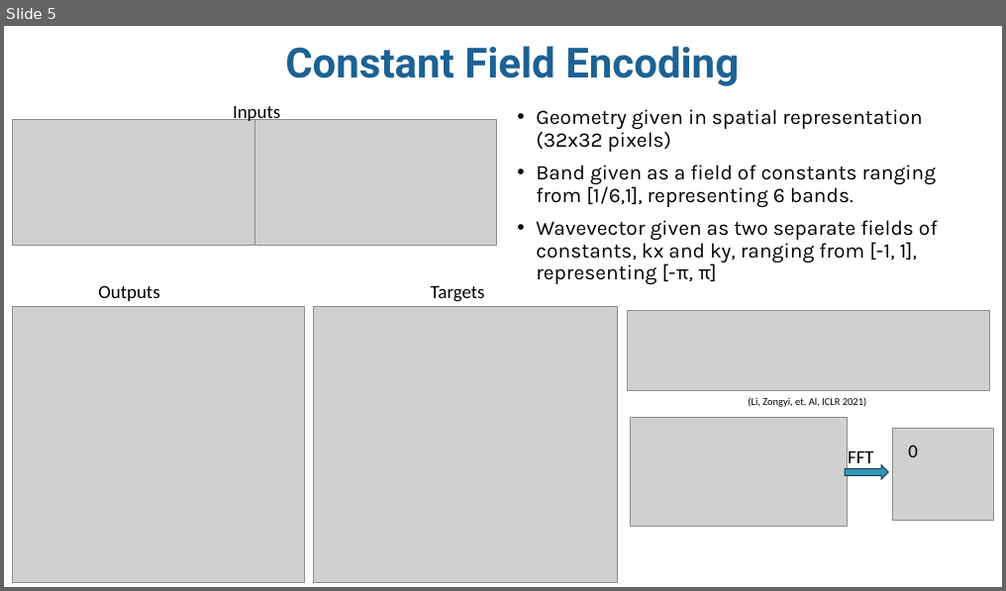
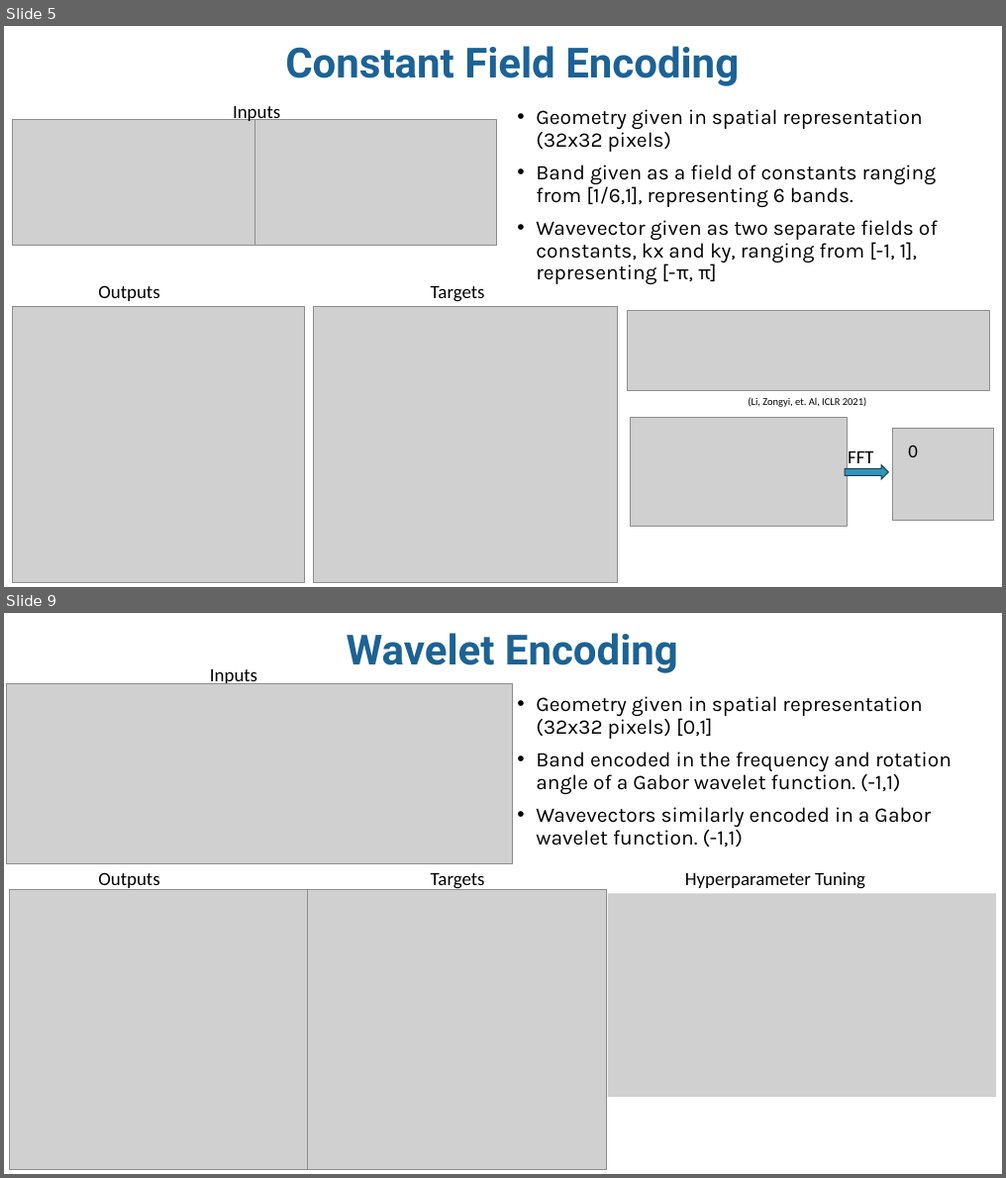
Before and after one commit to trutheresy/NO-2D-Metamaterials, a slide deck: NO_2D_metamaterials_talk.pptx. Shown one above the other, each under a label of ours: slide 5 before the commit, slides 5 and 9 after it; the slides between them are not shown. The pictures are 1006x591 and 1006x1178 pixels, drawn with LibreOffice and Linux fonts; fonts in the diff are those of the drawing; grey boxes stand for pictures; background and template pictures are left out. Boxes give left, top, right and bottom in pixels: in the first picture for what was removed or moved away, otherwise in the second. Text is boxed around its words. In the diff, an @@ line names an element or a change of style, - is before the commit and + after.

```diff
--- a/NO_2D_metamaterials_talk.pptx
+++ b/NO_2D_metamaterials_talk.pptx
@@ slide 9 added at box(4, 613, 1002, 1174), background #FFFFFF @@
@@ text added at box(347, 633, 678, 673), 40 pt, text #1D6294, bold @@
+Wavelet Encoding
@@ text added at box(210, 669, 257, 684), 18 pt, text #000000 @@
+Inputs
@@ picture added at box(6, 684, 512, 863) @@
@@ text added at box(536, 696, 951, 847), 20 pt, text #000000 @@
+• Geometry given in spatial representation (32x32 pixels) [0,1]
+• Band encoded in the frequency and rotation angle of a Gabor wavelet function. (-1,1)
+• Wavevectors similarly encoded in a Gabor wavelet function. (-1,1)
@@ text added at box(98, 872, 159, 891), 18 pt, text #000000 @@
+Outputs
@@ text added at box(431, 873, 485, 891), 18 pt, text #000000 @@
+Targets
@@ text added at box(685, 872, 865, 889), 18 pt, text #000000 @@
+Hyperparameter Tuning
@@ picture added at box(10, 890, 308, 1170) @@
@@ picture added at box(308, 890, 606, 1170) @@
@@ picture added at box(607, 894, 996, 1097) @@
```
Also in this commit, not shown: 3 other slides added, 1 slide removed, 6 other files.
